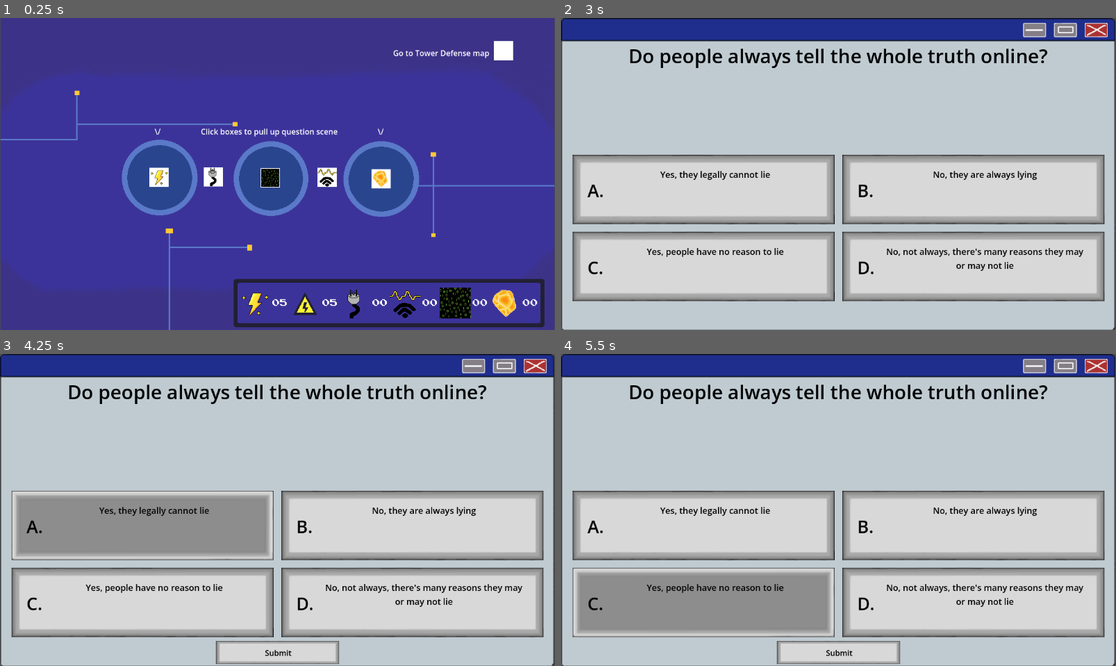
Above: before the commit, frames 1-4 (two rows, left to right).
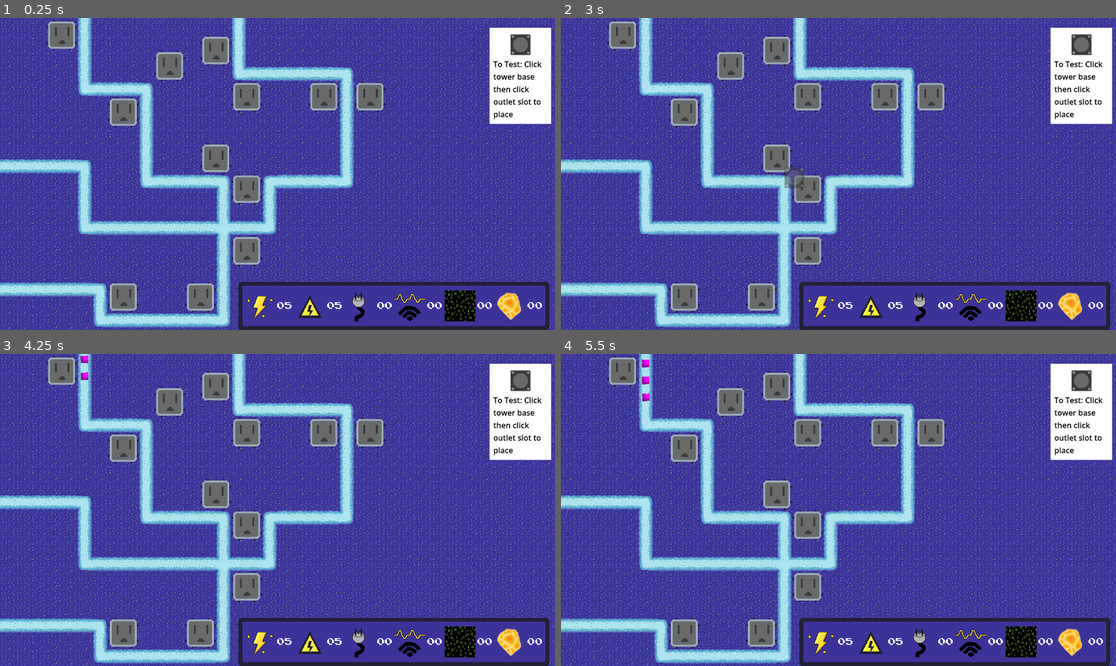
Above: after the commit, the same moments.

Repository: CalebJoines/Computer-Castle
Game: Godot game, scene res://Scenes/game.tscn
The game is run twice, just before and just after one commit, with the same random seed, the same clock (stepped at 60 frames per second) and the same inputs. Before the commit the project starts from res://Scenes/resource_picker.tscn.
Inputs (mouse positions are in pixels of both pictures, inside the frame that each line leads up to):
- Up to frame 1 (0.25 s): no input
- Up to frame 2 (3 s): click (1082, 46) at 0.52 s; click (1082, 46) at 1.27 s; click (1082, 46) at 2.02 s; tap Enter at 2.75 s; drag from (721, 177) to (943, 180) at 2.77 s
- Up to frame 3 (4.25 s): drag from (144, 525) to (410, 525) at 3.52 s
- Up to frame 4 (5.5 s): click (971, 525) at 4.42 s; drag from (705, 603) to (971, 603) at 5.02 s

The runs differ from the first frame. In frame 1, 36% of the frame differs, in the area x 0-100%, y 0-100%; in frame 2, 100%; in frame 3, 100%; in frame 4, 100%.

Commit message:
added sprite fixed simple things

Diff:
--- a/computer-castle-/project.godot
+++ b/computer-castle-/project.godot
@@ -11,7 +11,7 @@
 [application]
 
 config/name="Computer Castle"
-run/main_scene="uid://ch3fckar38htm"
+run/main_scene="uid://cnmidqlvhn5bl"
 config/features=PackedStringArray("4.6", "Forward Plus")
 config/icon="res://icon.svg"
 
Binary file added: computer-castle-/Sprites/Enemy Sprites/Knight-enemy-sprite.png
Not shown, added: computer-castle-/Sprites/Enemy Sprites/Knight-enemy-sprite.png.import
